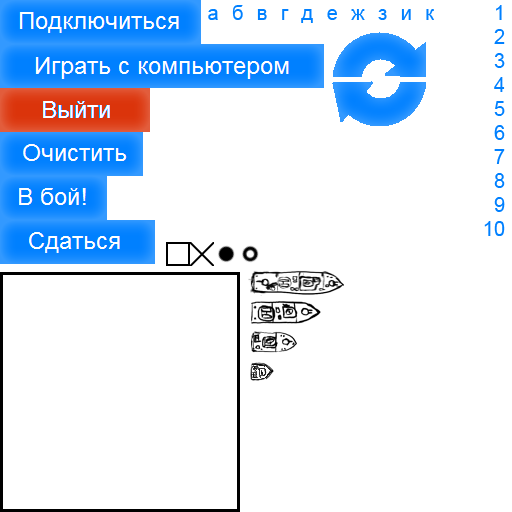
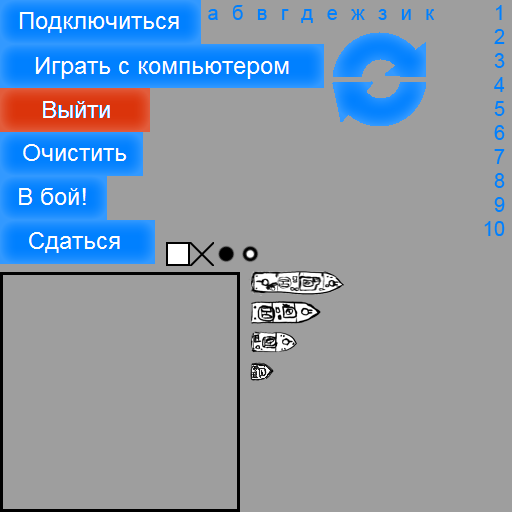
Layered file, before and after one edit (w=512, h=512). Changes by layer:
added layer "Слой 19" over [left=0, top=0, right=512, bottom=512]
